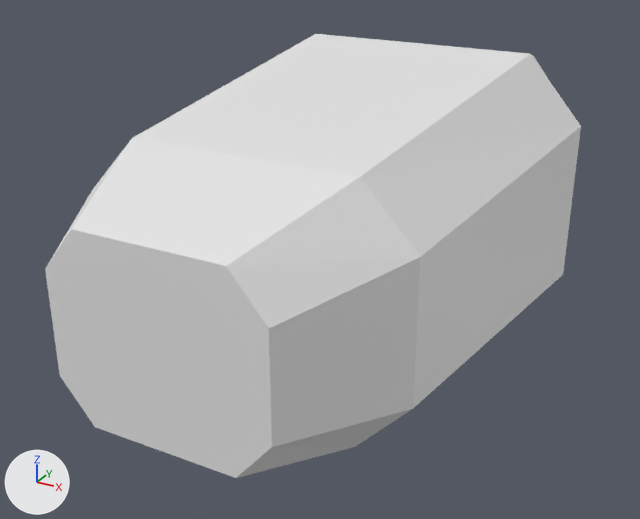
Renders of the OBJ model Assets/_Project/Art/Aircraft/Dominion/ED01_Warden/ED01_Pitch_Hull.obj from each side of a commit.
Rendered twice from a camera (50 mm lens) standing at (0.799, -1.603, 0.683) and looking at (-0.031, -0.093, -0.072). The axes (+X, +Y, +Z) are drawn at lower left. The lights are the same throughout. The first picture is the older version. Where no turn or scale is listed for an object, it has been applied to the vertices.

Before the edit, the objects in view are built like this:
```python
me_ed01_pitch_hull = bpy.data.meshes.new('ED01_Pitch_Hull')
me_ed01_pitch_hull.from_pydata(...)  # 32 vertices, 60 faces; spans x -0.39..0.39, y -0.68..0.59, z -0.32..0.32
ob_ed01_pitch_hull = bpy.data.objects.new('ED01_Pitch_Hull', me_ed01_pitch_hull)
ob_ed01_pitch_hull.location = (0.0, 0.0, 0.0)
```
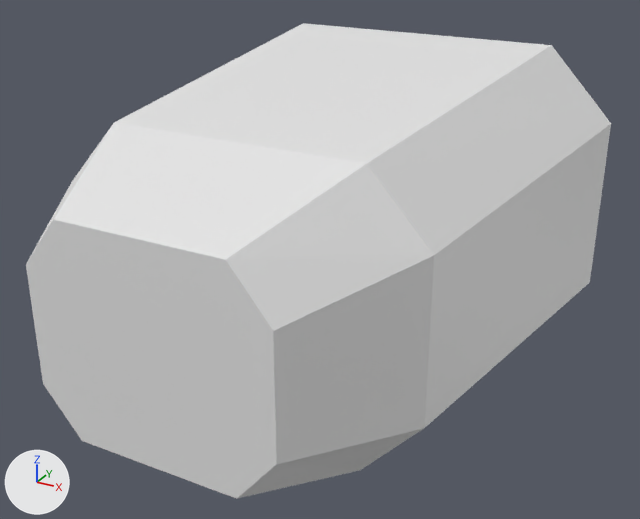
Pixel boxes (x1, y1, x2, y2) of what changed, in the pictures (640 x 519 px):
'ED01_Pitch_Hull', reshaped (9% wider, 7% taller)
    before: (45, 34, 581, 478)
    after: (26, 23, 611, 499)

The change, as a diff of the scene's bpy script:
```diff
--- a/Assets/_Project/Art/Aircraft/Dominion/ED01_Warden/ED01_Pitch_Hull.obj.py
+++ b/Assets/_Project/Art/Aircraft/Dominion/ED01_Warden/ED01_Pitch_Hull.obj.py
@@ me_ed01_pitch_hull @@
-me_ed01_pitch_hull.from_pydata(...)  # 32 vertices, 60 faces; spans x -0.39..0.39, y -0.68..0.59, z -0.32..0.32
-me_ed01_pitch_hull.vertices[0].co = (0.29, 0.59, 0.143)  # pixel (566, 107)
-me_ed01_pitch_hull.vertices[1].co = (0.197, 0.59, 0.26)  # pixel (534, 56)
-me_ed01_pitch_hull.vertices[2].co = (-0.197, 0.59, 0.26)
-me_ed01_pitch_hull.vertices[3].co = (-0.29, 0.59, 0.143)
-me_ed01_pitch_hull.vertices[4].co = (-0.29, 0.59, -0.143)
-me_ed01_pitch_hull.vertices[5].co = (-0.197, 0.59, -0.26)
-me_ed01_pitch_hull.vertices[6].co = (0.197, 0.59, -0.26)
-me_ed01_pitch_hull.vertices[7].co = (0.29, 0.59, -0.143)
-me_ed01_pitch_hull.vertices[8].co = (0.39, 0.31, 0.176)  # pixel (581, 126)
-me_ed01_pitch_hull.vertices[9].co = (0.265, 0.31, 0.32)  # pixel (530, 53)
-me_ed01_pitch_hull.vertices[10].co = (-0.265, 0.31, 0.32)  # pixel (315, 33)
-me_ed01_pitch_hull.vertices[11].co = (-0.39, 0.31, 0.176)
-me_ed01_pitch_hull.vertices[12].co = (-0.39, 0.31, -0.176)
-me_ed01_pitch_hull.vertices[13].co = (-0.265, 0.31, -0.32)
-me_ed01_pitch_hull.vertices[14].co = (0.265, 0.31, -0.32)
-me_ed01_pitch_hull.vertices[15].co = (0.39, 0.31, -0.176)  # pixel (563, 274)
-me_ed01_pitch_hull.vertices[16].co = (0.33, -0.43, 0.138)  # pixel (420, 257)
-me_ed01_pitch_hull.vertices[17].co = (0.224, -0.43, 0.25)  # pixel (360, 176)
-me_ed01_pitch_hull.vertices[18].co = (-0.224, -0.43, 0.25)  # pixel (132, 137)
-me_ed01_pitch_hull.vertices[19].co = (-0.33, -0.43, 0.138)  # pixel (92, 189)
-me_ed01_pitch_hull.vertices[20].co = (-0.33, -0.43, -0.137)
-me_ed01_pitch_hull.vertices[21].co = (-0.224, -0.43, -0.25)
-me_ed01_pitch_hull.vertices[22].co = (0.224, -0.43, -0.25)  # pixel (355, 446)
-me_ed01_pitch_hull.vertices[23].co = (0.33, -0.43, -0.137)  # pixel (412, 408)
-me_ed01_pitch_hull.vertices[24].co = (0.21, -0.68, 0.099)  # pixel (268, 328)
-me_ed01_pitch_hull.vertices[25].co = (0.143, -0.68, 0.18)  # pixel (226, 265)
-me_ed01_pitch_hull.vertices[26].co = (-0.143, -0.68, 0.18)  # pixel (71, 229)
-me_ed01_pitch_hull.vertices[27].co = (-0.21, -0.68, 0.099)  # pixel (45, 268)
-me_ed01_pitch_hull.vertices[28].co = (-0.21, -0.68, -0.099)  # pixel (59, 375)
-me_ed01_pitch_hull.vertices[29].co = (-0.143, -0.68, -0.18)  # pixel (95, 427)
-me_ed01_pitch_hull.vertices[30].co = (0.143, -0.68, -0.18)  # pixel (236, 478)
-me_ed01_pitch_hull.vertices[31].co = (0.21, -0.68, -0.099)  # pixel (271, 447)
+me_ed01_pitch_hull.from_pydata(...)  # 32 vertices, 60 faces; spans x -0.45..0.45, y -0.7..0.62, z -0.34..0.34
+# me_ed01_pitch_hull part 1
+me_ed01_pitch_hull.vertices[0].co = (0.36, 0.62, 0.148)  # pixel (598, 106)
+me_ed01_pitch_hull.vertices[1].co = (0.245, 0.62, 0.27)  # pixel (557, 52)
+me_ed01_pitch_hull.vertices[2].co = (-0.245, 0.62, 0.27)
+me_ed01_pitch_hull.vertices[3].co = (-0.36, 0.62, 0.148)
+me_ed01_pitch_hull.vertices[4].co = (-0.36, 0.62, -0.149)
+me_ed01_pitch_hull.vertices[5].co = (-0.245, 0.62, -0.27)
+me_ed01_pitch_hull.vertices[6].co = (0.245, 0.62, -0.27)
+me_ed01_pitch_hull.vertices[7].co = (0.36, 0.62, -0.149)
+me_ed01_pitch_hull.vertices[8].co = (0.45, 0.32, 0.187)  # pixel (611, 123)
+me_ed01_pitch_hull.vertices[9].co = (0.306, 0.32, 0.34)  # pixel (551, 45)
+me_ed01_pitch_hull.vertices[10].co = (-0.306, 0.32, 0.34)  # pixel (303, 23)
+me_ed01_pitch_hull.vertices[11].co = (-0.45, 0.32, 0.187)
+me_ed01_pitch_hull.vertices[12].co = (-0.45, 0.32, -0.187)
+me_ed01_pitch_hull.vertices[13].co = (-0.306, 0.32, -0.34)
+me_ed01_pitch_hull.vertices[14].co = (0.306, 0.32, -0.34)
+me_ed01_pitch_hull.vertices[15].co = (0.45, 0.32, -0.187)  # pixel (589, 282)
+me_ed01_pitch_hull.vertices[16].co = (0.36, -0.45, 0.154)  # pixel (434, 255)
+me_ed01_pitch_hull.vertices[17].co = (0.245, -0.45, 0.28)  # pixel (366, 163)
+me_ed01_pitch_hull.vertices[18].co = (-0.245, -0.45, 0.28)  # pixel (113, 122)
+me_ed01_pitch_hull.vertices[19].co = (-0.36, -0.45, 0.154)  # pixel (72, 181)
+me_ed01_pitch_hull.vertices[20].co = (-0.36, -0.45, -0.154)
+me_ed01_pitch_hull.vertices[21].co = (-0.245, -0.45, -0.28)
+me_ed01_pitch_hull.vertices[22].co = (0.245, -0.45, -0.28)  # pixel (360, 470)
+me_ed01_pitch_hull.vertices[23].co = (0.36, -0.45, -0.154)  # pixel (424, 428)
+me_ed01_pitch_hull.vertices[24].co = (0.23, -0.7, 0.11)  # pixel (273, 331)
+me_ed01_pitch_hull.vertices[25].co = (0.156, -0.7, 0.2)  # pixel (225, 259)
+me_ed01_pitch_hull.vertices[26].co = (-0.156, -0.7, 0.2)  # pixel (53, 219)
+me_ed01_pitch_hull.vertices[27].co = (-0.23, -0.7, 0.11)  # pixel (25, 264)
+me_ed01_pitch_hull.vertices[28].co = (-0.23, -0.7, -0.11)  # pixel (43, 383)
+me_ed01_pitch_hull.vertices[29].co = (-0.156, -0.7, -0.2)  # pixel (81, 440)
+me_ed01_pitch_hull.vertices[30].co = (0.156, -0.7, -0.2)  # pixel (236, 498)
+me_ed01_pitch_hull.vertices[31].co = (0.23, -0.7, -0.11)  # pixel (276, 464)
```
